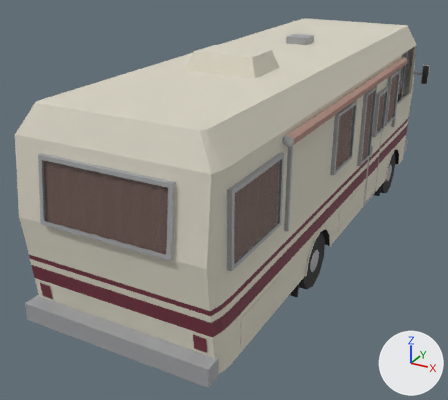
Two versions of the Blender file assets/models/src/winnebago.blend, one commit apart.
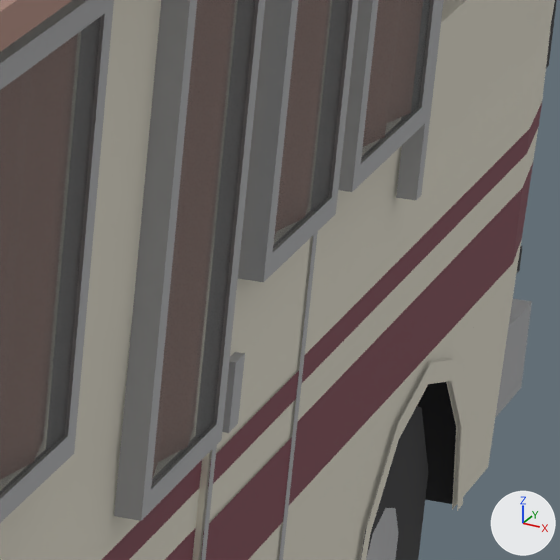
Old and new are each drawn whole from a 50 mm lens placed at (3.63, -8.12, 4.53), pointed at (-0.48, -0.65, 0.79) and again close up on the part from 77% to 92% of the width and 26% to 43% of the height. The axes (+X, +Y, +Z) are drawn at lower right. The lights are the same throughout. The older version's two pictures come first.

The first close-up shows 'Winnebago', 'WinnebagoGlass'.
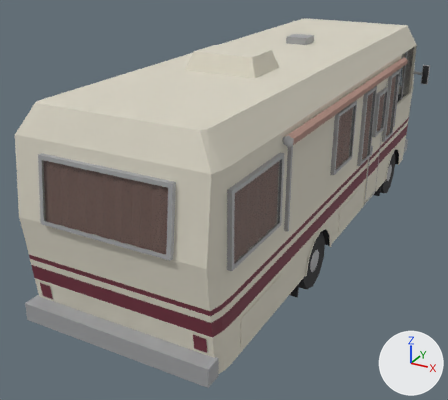
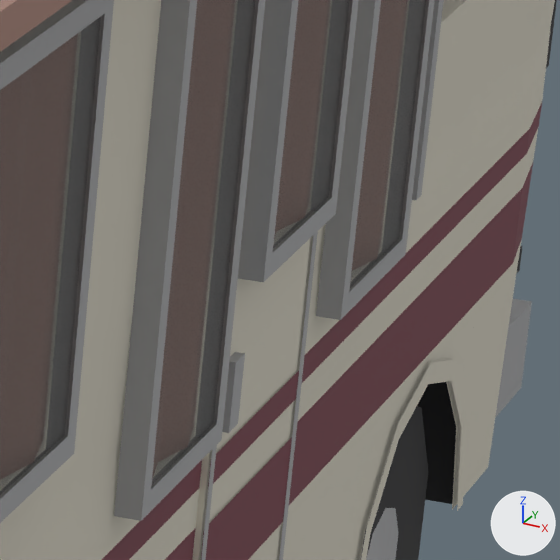
Diff of the bpy script that builds the scene:
```diff
--- a/assets/models/src/winnebago.blend.py
+++ b/assets/models/src/winnebago.blend.py
@@ me_winnebago @@
 # used by ob_winnebago; location = (0.0, 0.0, 0.0)
-me_winnebago.from_pydata(...)  # 1296 vertices, 897 faces; spans x -1.46..1.46, y -4.0..4.0, z 0.0..3.14
+me_winnebago.from_pydata(...)  # 1294 vertices, 896 faces; spans x -1.46..1.46, y -4.0..4.0, z 0.0..3.14
+# me_winnebago part 1
+# 26 vertices are removed from x 1.2..1.25, y 1.65..2.2, z 1.58..2.39
+# 13 faces are deleted
+# 1 vertex moves from x 1.25, y 2.16, z 1.62 to x 1.25, y 2.12, z 2.35
+# 9 vertices are added at x 1.2..1.25, y 1.67..2.12, z 1.3..2.39
+# 5 new vertices lie (0.0, 0.49, 0.0) away from vertices in x 1.2..1.25, y 1.67, z 1.3..2.39
+# 8 new faces join them, mat_rvtrim (grey #a2a3a5)
+# other edits to the shape of me_winnebago do not show in these pictures
 me_winnebago.materials.append(mat_rvdark)
@@ me_winnebagoglass @@
 me_winnebagoglass.from_pydata(...)  # 56 vertices, 14 faces; spans x -1.24..1.26, y -3.98..3.96, z 1.35..2.6
 # used by ob_winnebagoglass; location = (0.0, 0.0, 0.0)
-me_winnebagoglass.vertices[20].co = (1.24, 1.7, 1.62)
-me_winnebagoglass.vertices[21].co = (1.24, 2.16, 1.62)  # pixel (418, 107)
-me_winnebagoglass.vertices[22].co = (1.24, 2.16, 2.35)
-me_winnebagoglass.vertices[23].co = (1.24, 1.7, 2.35)
+# me_winnebagoglass part 2
+me_winnebagoglass.vertices[20].co = (1.24, 1.72, 1.35)
+me_winnebagoglass.vertices[21].co = (1.24, 2.12, 1.35)  # pixel (399, 238)
+me_winnebagoglass.vertices[22].co = (1.24, 2.12, 2.35)
+me_winnebagoglass.vertices[23].co = (1.24, 1.72, 2.35)
 me_winnebagoglass.materials.append(mat_rvglass)
```

Location of each change, (x1, y1, x2, y2) in pixels of the close-ups (560 x 560 px; the box of a moved part takes in the faces that stretch with it):
part 1 of me_winnebago, reshaped
    before: (338, 0, 439, 192)
    after: (316, 0, 434, 320)
part 2 of me_winnebagoglass, moved or reshaped
    before: (361, 0, 431, 160)
    after: (350, 0, 426, 288)
